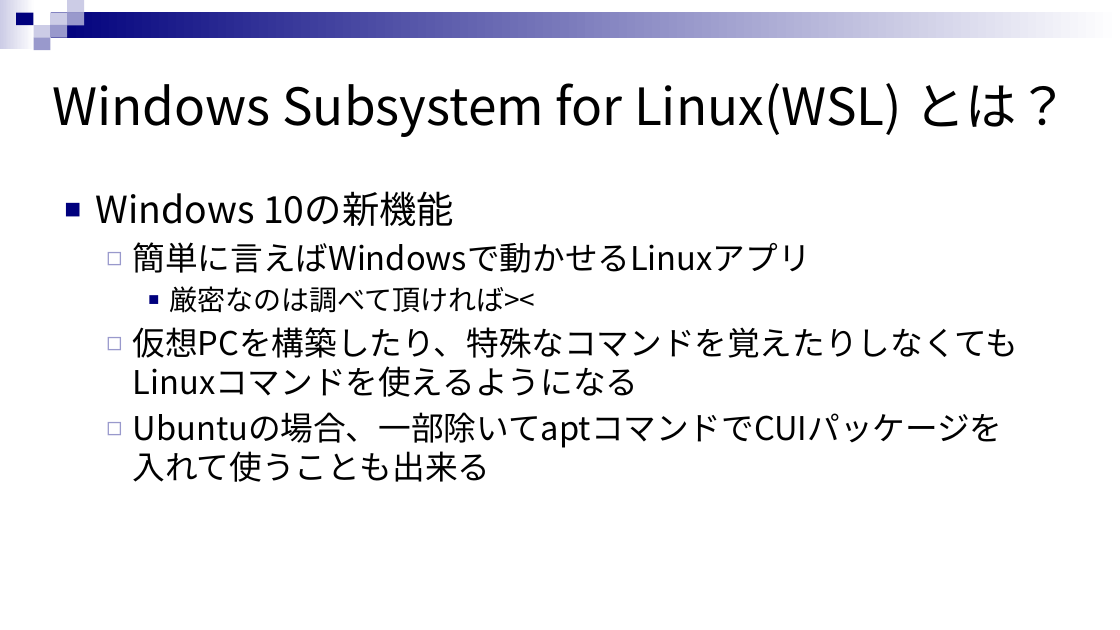
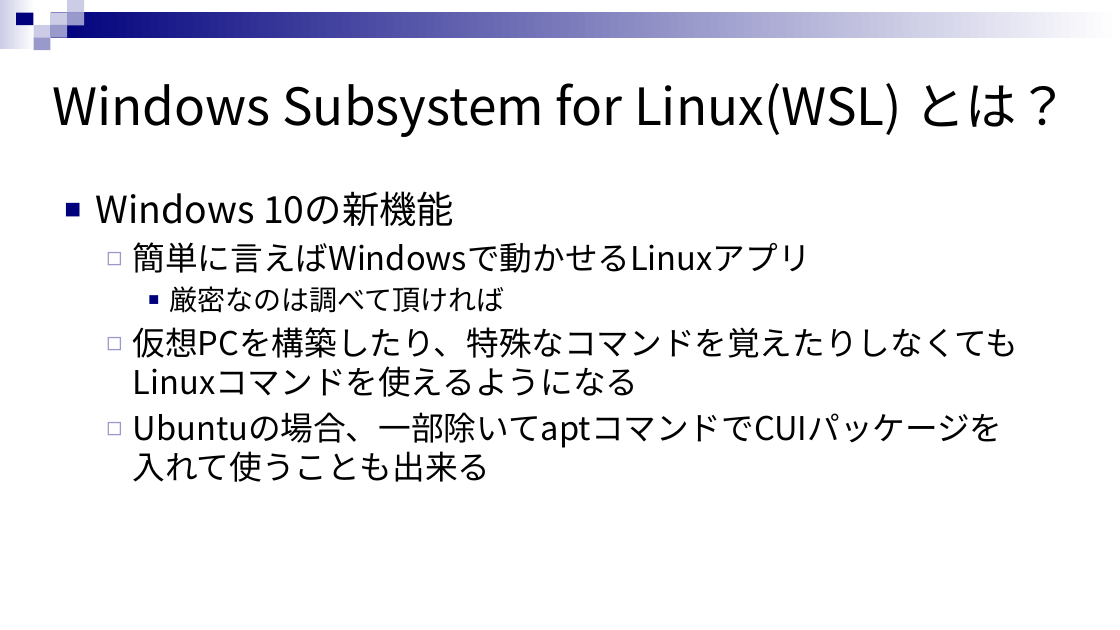
Before and after one commit to rensuke/SIMUonWSL, a slide deck: slide 2 of SIMU_ON_WSL.pptx. Drawn at 1120x630 pixels with LibreOffice and Linux fonts; fonts in the diff are those of the drawing. Boxes give left, top, right and bottom in pixels: in the first picture for what was removed or moved away, otherwise in the second. Text is boxed around its words. In the diff, an @@ line names an element or a change of style, - is before the commit and + after.

```diff
--- a/SIMU_ON_WSL.pptx
+++ b/SIMU_ON_WSL.pptx
@@ text at <box>169,286,504,313</box>: text changed @@
-    ■ 厳密なのは調べて頂ければ><
+    ■ 厳密なのは調べて頂ければ
```
Also in this commit, not shown: 2 other slides changed.
